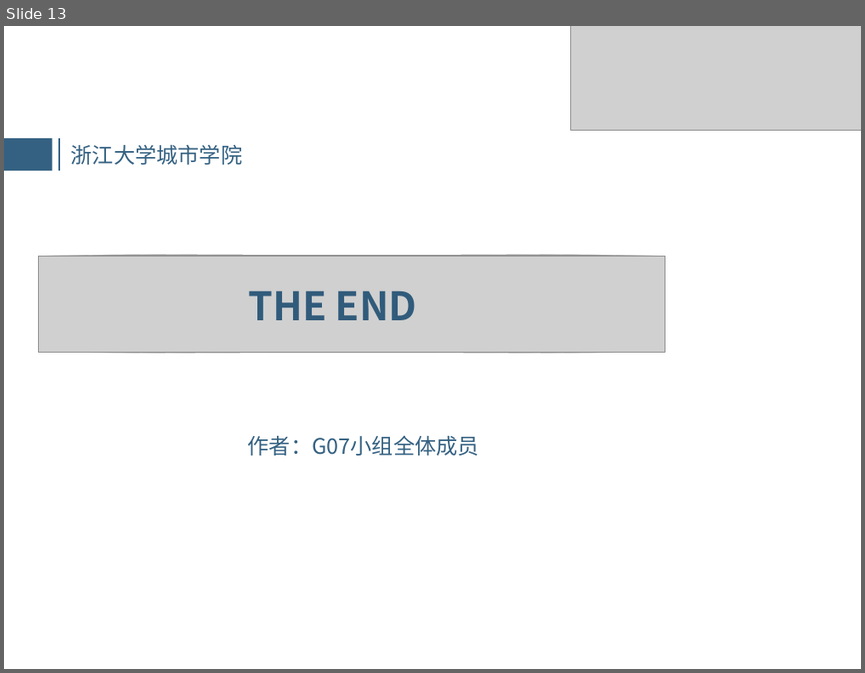
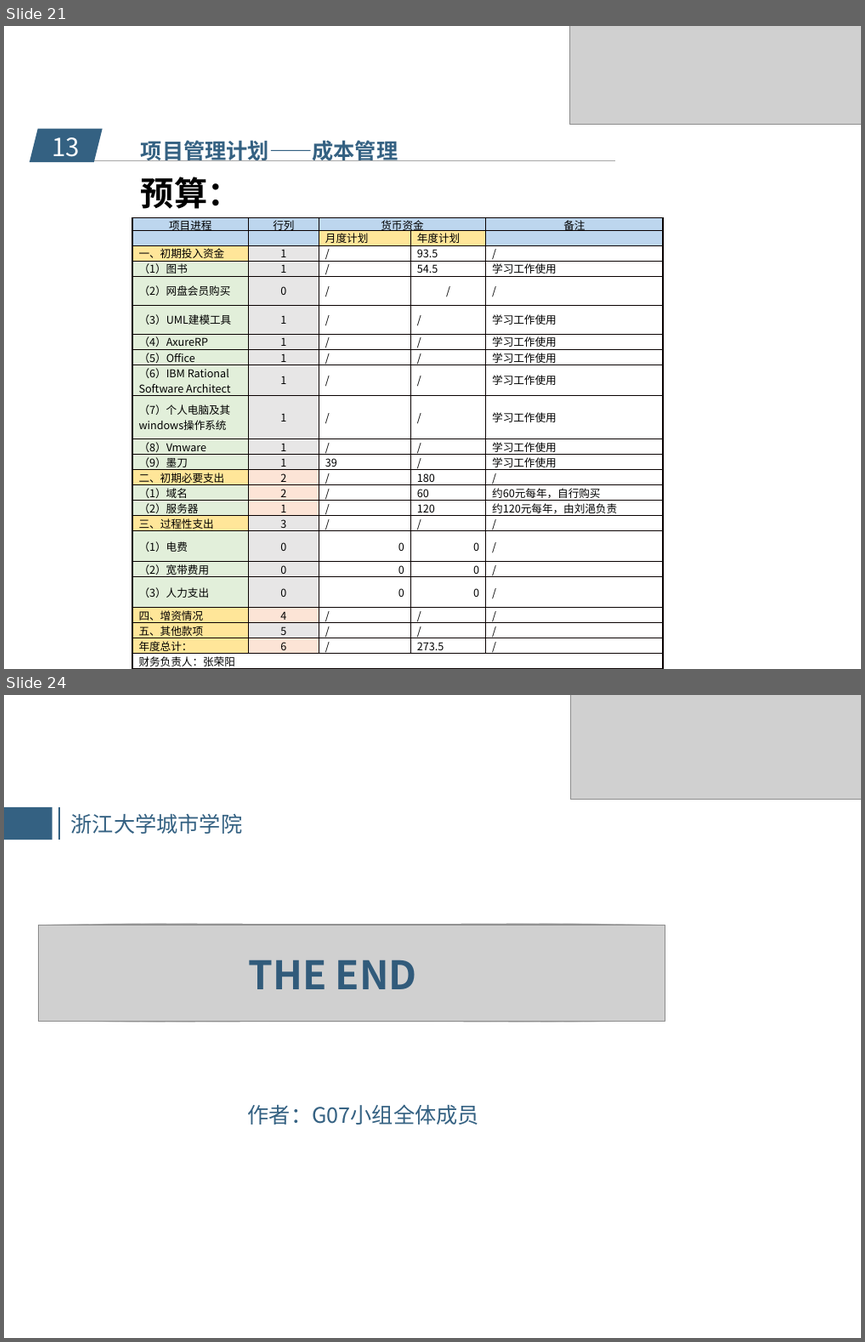
Before and after one commit to popopoi/PRD2018-G07, a slide deck: 受控文档/项目计划/PRD2018-G07-项目计划PPT.pptx. Shown one above the other, each under a label of ours: slide 13 before the commit, slides 21 and 24 after it; the slides between them are not shown. The pictures are 865x673 and 865x1342 pixels, drawn with LibreOffice and Linux fonts; fonts in the diff are those of the drawing; grey boxes stand for pictures; background and template pictures are left out. Boxes give left, top, right and bottom in pixels: in the first picture for what was removed or moved away, otherwise in the second. Text is boxed around its words. In the diff, an @@ line names an element or a change of style, - is before the commit and + after.

Commit message:
修订［PRD2018-G07-可行性分析报告］（修改了预算表） 修订［PRD2018-G07-需求工程项目计划］（修改了预算表／采购表） 修订［PRD2018-G07-成本管理计划］（修改了预算表） 修订［PRD2018-G07-配置管理计划］（修改了会议文档的上传规范） 修订［PRD2018-G07-采购管理计划］（修改了采购表） 修订［PRD2018-G07-项目计划PPT］（丰富和完善了内容）

```diff
--- a/受控文档/项目计划/PRD2018-G07-项目计划PPT.pptx
+++ b/受控文档/项目计划/PRD2018-G07-项目计划PPT.pptx
@@ slide 21 added at bbox=[4, 26, 861, 669], background picture (left out) @@
@@ picture added at bbox=[570, 26, 861, 125] @@
@@ parallelogram added at bbox=[30, 129, 103, 162], fill #346182 @@
@@ text added at bbox=[52, 137, 80, 163], 21 pt, text #FFFFFF @@
+13
@@ text added at bbox=[141, 140, 398, 161], 18 pt, text #346182, bold @@
+项目管理计划——成本管理
@@ line added from (60, 160) to (615, 160), #A6A6A6 0.5 pt @@
@@ text added at bbox=[141, 176, 240, 209], 28 pt, text #000000, bold @@
+预算：
@@ table added at bbox=[132, 217, 663, 669], 23 rows, 5 columns @@
+项目进程 | 行列 | 货币资金 |  | 备注
+ |  | 月度计划 | 年度计划 | 
+一、初期投入资金 | 1 | / | 93.5 | /
+（1）图书 | 1 | / | 54.5 | 学习工作使用
+（2）网盘会员购买 | 0 | / | / | /
+（3）UML建模工具 | 1 | / | / | 学习工作使用
+（4）AxureRP | 1 | / | / | 学习工作使用
+（5）Office | 1 | / | / | 学习工作使用
+（6）IBM Rational Software Architect | 1 | / | / | 学习工作使用
+（7）个人电脑及其windows操作系统 | 1 | / | / | 学习工作使用
+（8）Vmware | 1 | / | / | 学习工作使用
+（9）墨刀 | 1 | 39 | / | 学习工作使用
+二、初期必要支出 | 2 | / | 180 | /
+（1）域名 | 2 | / | 60 | 约60元每年，自行购买
+（2）服务器 | 1 | / | 120 | 约120元每年，由刘浥负责
+三、过程性支出 | 3 | / | / | /
+（1）电费 | 0 | 0 | 0 | /
+（2）宽带费用 | 0 | 0 | 0 | /
+（3）人力支出 | 0 | 0 | 0 | /
+四、增资情况 | 4 | / | / | /
+五、其他款项 | 5 | / | / | /
+年度总计： | 6 | / | 273.5 | /
+财务负责人：张荣阳 |  |  |  | 
@@ what was slide 13 is now slide 24 @@
```
Also in this commit, not shown: 6 slides changed, 13 other slides added, 3 slides removed, 5 other files.
